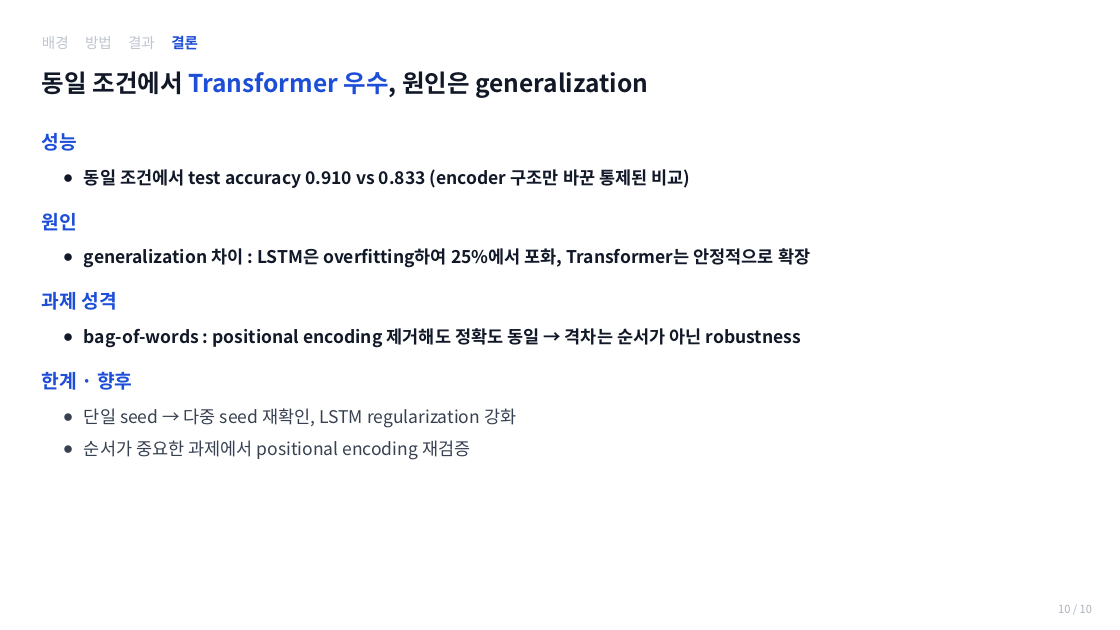
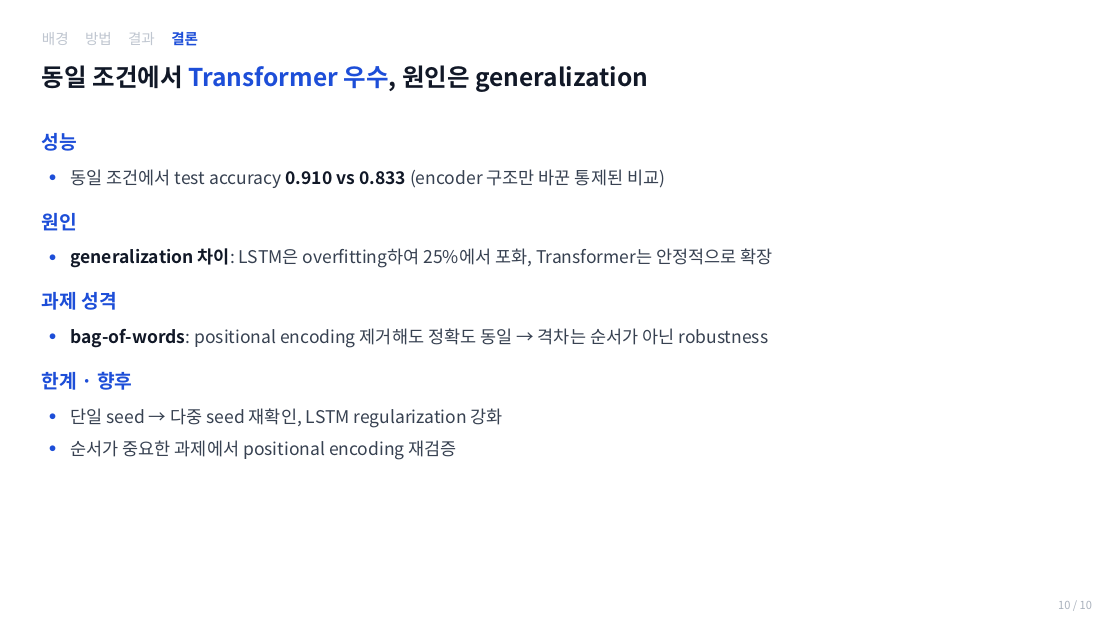
Before and after one commit to jihunz/deeplearning2, a slide deck: slide 10 of term-project-lstm-vs-transformer-agnews/deliverables/5_presentation_v2.pptx. Drawn at 1120x630 pixels with LibreOffice and Linux fonts; fonts in the diff are those of the drawing. Boxes give left, top, right and bottom in pixels: in the first picture for what was removed or moved away, otherwise in the second. Text is boxed around its words. In the diff, an @@ line names an element or a change of style, - is before the commit and + after.

```diff
--- a/term-project-lstm-vs-transformer-agnews/deliverables/5_presentation_v2.pptx
+++ b/term-project-lstm-vs-transformer-agnews/deliverables/5_presentation_v2.pptx
@@ vertical alignment middle to top in 3 elements at bbox=[42, 32, 198, 46], bbox=[1058, 601, 1092, 609], bbox=[42, 65, 648, 92] @@
@@ text at bbox=[71, 169, 665, 460]: text colour #111827 to #374151, bold off in "동일 조건에서 test accuracy (encoder 구조만 바꾼 ..."; list level 2 to 1 in "동일 조건에서 test accuracy 0.910 ..."; list level 2 to 1 in "단일 seed → 다중 seed ..."; list level 2 to 1 in "순서가 중요한 과제에서 positional encoding ..." @@
@@ text at bbox=[71, 248, 773, 268]: text changed; text colour #111827 to #374151; bold off @@
-  ● generalization 차이 : LSTM은 overfitting하여 25%에서 포화, Transformer는 안정적으로 확장
+● generalization 차이: LSTM은 overfitting하여 25%에서 포화, Transformer는 안정적으로 확장
@@ text at bbox=[71, 328, 769, 348]: text changed; text colour #111827 to #374151; bold off @@
-  ● bag-of-words : positional encoding 제거해도 정확도 동일 → 격차는 순서가 아닌 robustness
+● bag-of-words: positional encoding 제거해도 정확도 동일 → 격차는 순서가 아닌 robustness
```
Also in this commit, not shown: 9 other slides changed, 2 other files.
